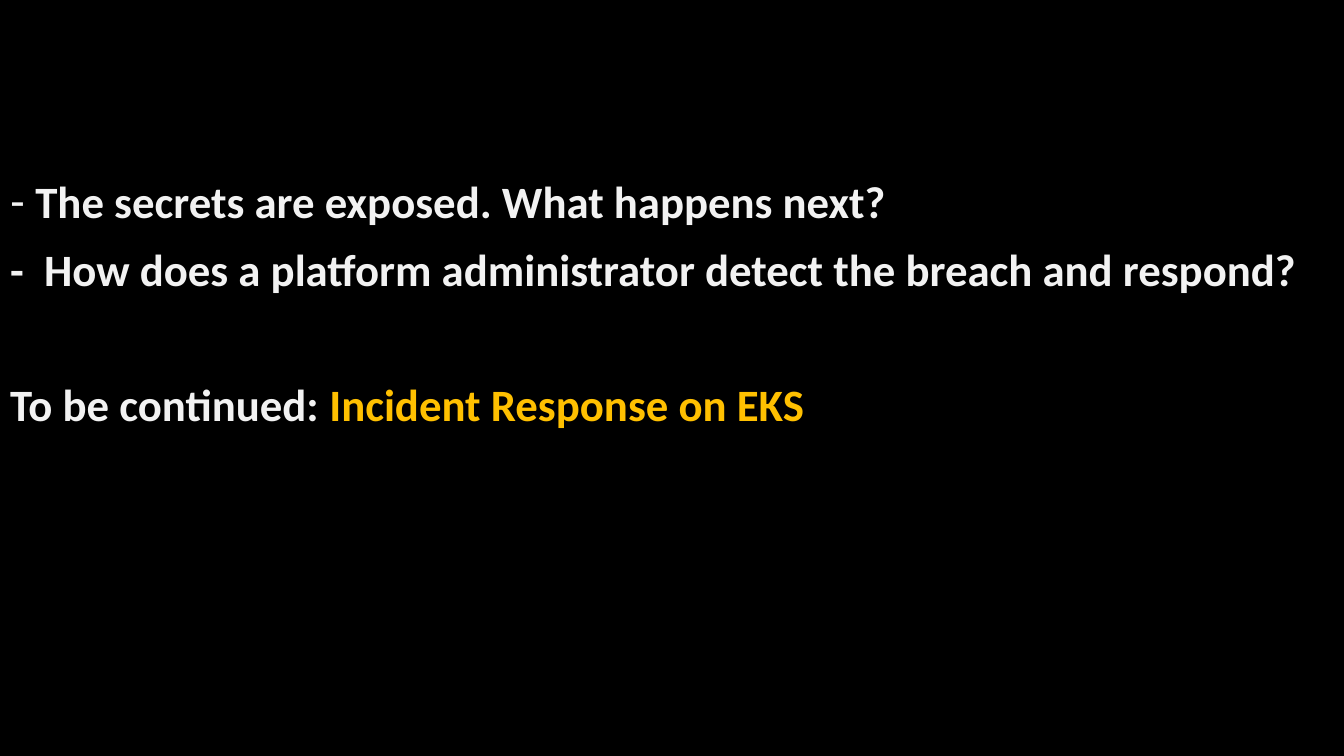
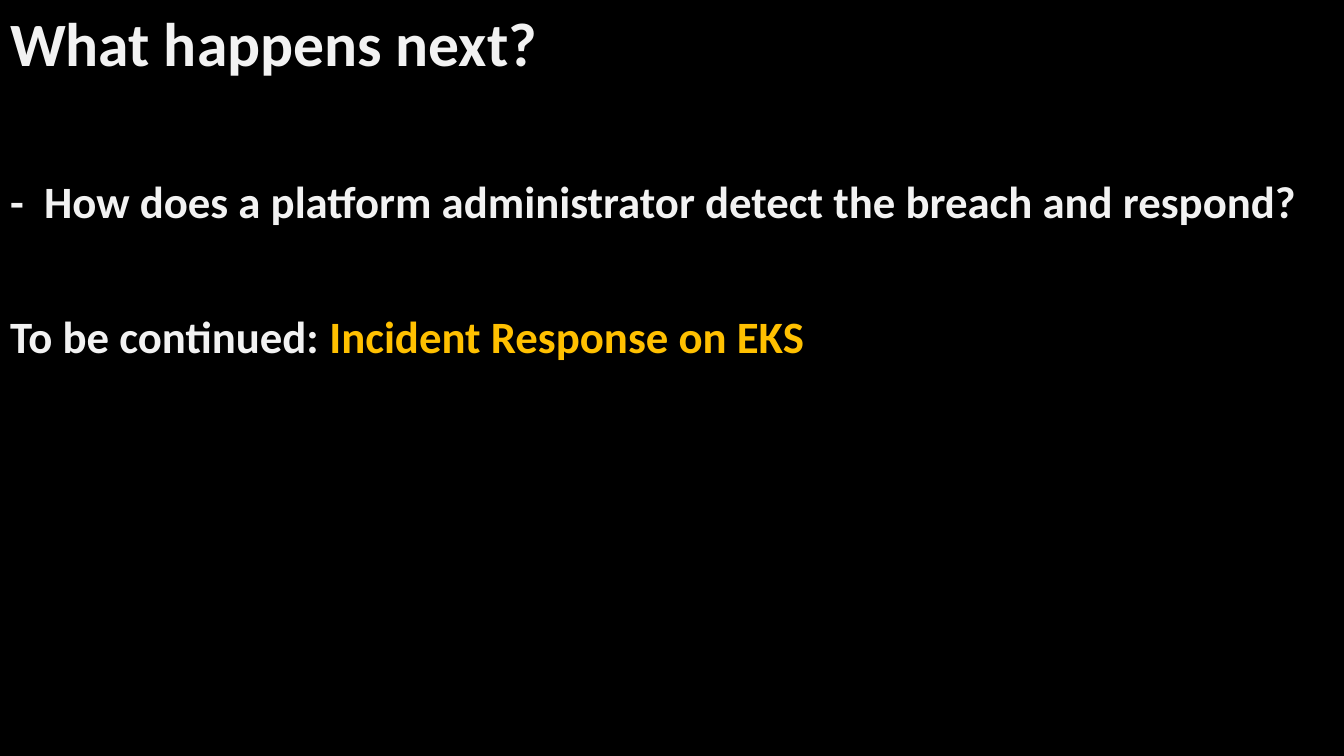
Before and after one commit to simonangel-fong/react2shell-eks, a slide deck: slide 27 of docs/post01_eks_breach.pptx. Drawn at 1344x756 pixels with LibreOffice and Linux fonts; fonts in the diff are those of the drawing; background and template pictures are left out. Boxes give left, top, right and bottom in pixels: in the first picture for what was removed or moved away, otherwise in the second. Text is boxed around its words. In the diff, an @@ line names an element or a change of style, - is before the commit and + after.

```diff
--- a/docs/post01_eks_breach.pptx
+++ b/docs/post01_eks_breach.pptx
@@ text added at bbox=[10, 22, 537, 76], 44 pt, text #F2F2F2, bold @@
+What happens next?
@@ text at bbox=[35, 186, 886, 225]: paragraph removed @@
-– The secrets are exposed. What happens next?
```
Also in this commit, not shown: 6 other files.
